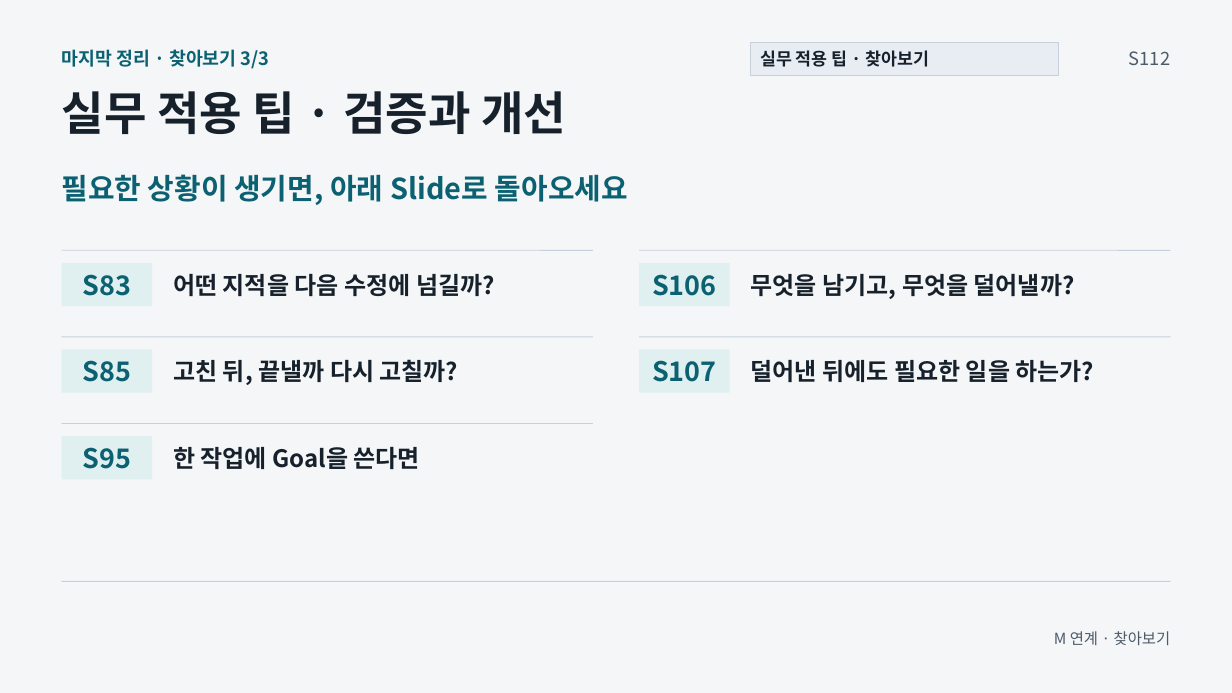
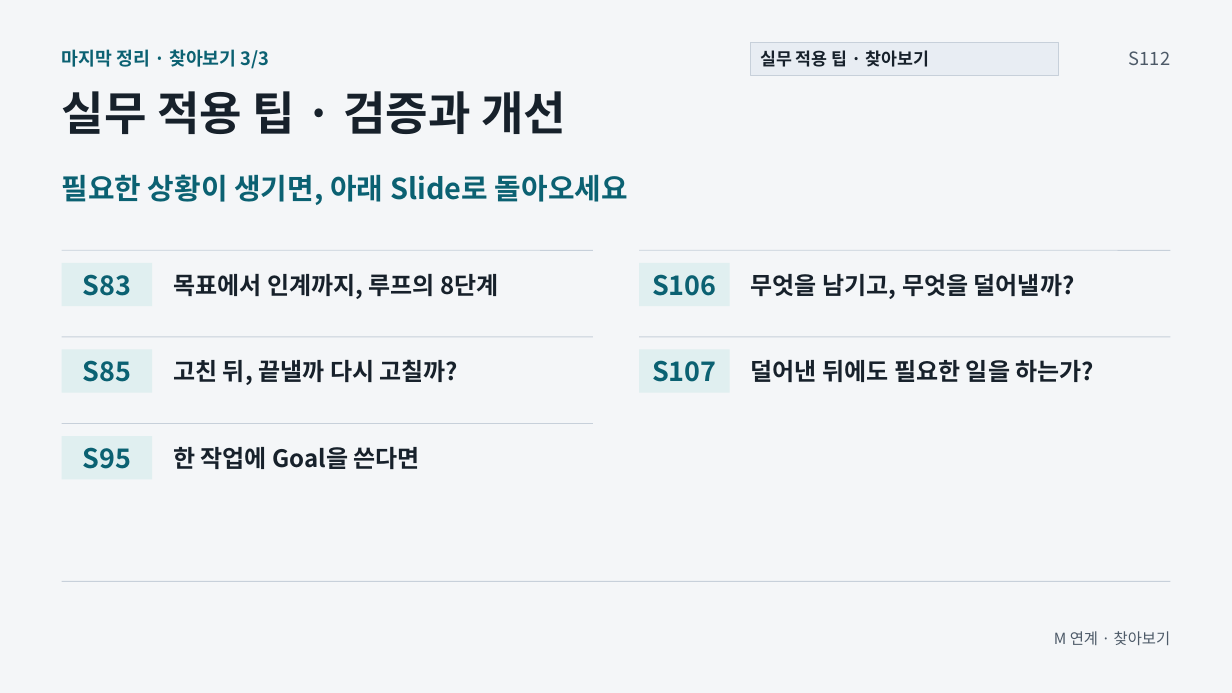
Before and after one commit to GideokKim/ai-dev-training, a slide deck: slide 15 of production/ACT_5.pptx. Drawn at 1232x693 pixels with LibreOffice and Linux fonts; fonts in the diff are those of the drawing. Boxes give left, top, right and bottom in pixels: in the first picture for what was removed or moved away, otherwise in the second. Text is boxed around its words. In the diff, an @@ line names an element or a change of style, - is before the commit and + after.

```diff
--- a/production/ACT_5.pptx
+++ b/production/ACT_5.pptx
@@ text at (173,274,499,299): text changed @@
-어떤 지적을 다음 수정에 넘길까?
+목표에서 인계까지, 루프의 8단계
```
Also in this commit, not shown: 38 other files.
